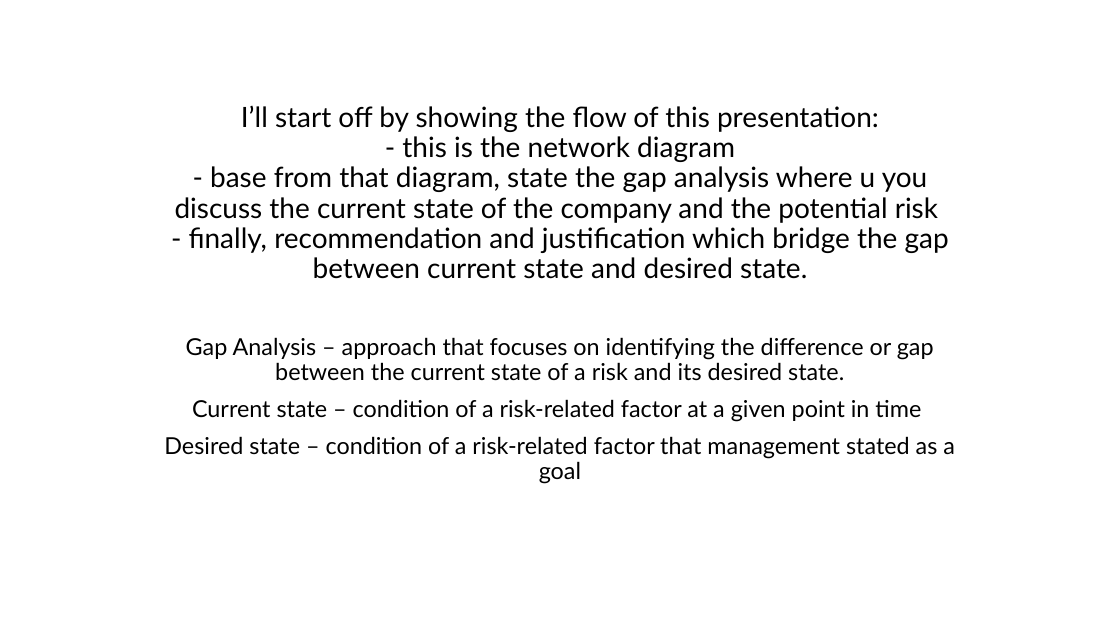
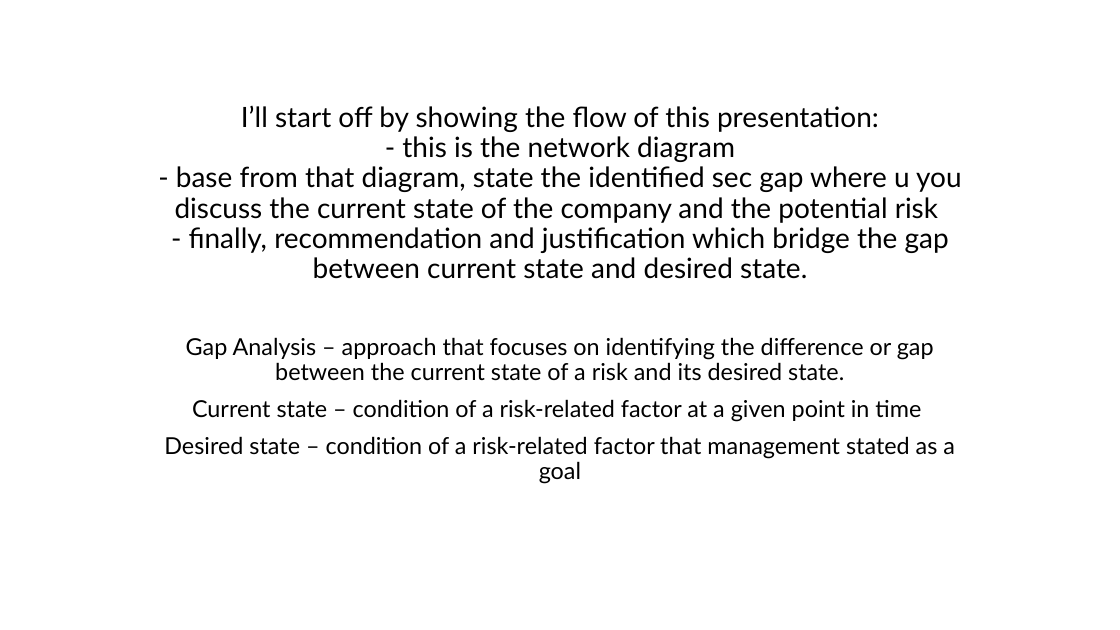
Before and after one commit to snowman07/cybersecurity, a slide deck: slide 1 of Fall 2025/CYBR3030 Identity Management/Course Assessments/3 Cryptography/Part 2 - Presentation/Cryptography Case Study Presentation.pptx. Drawn at 1120x630 pixels with LibreOffice and Linux fonts; fonts in the diff are those of the drawing. Boxes give left, top, right and bottom in pixels: in the first picture for what was removed or moved away, otherwise in the second. Text is boxed around its words. In the diff, an @@ line names an element or a change of style, - is before the commit and + after.

```diff
--- a/Fall 2025/CYBR3030 Identity Management/Course Assessments/3 Cryptography/Part 2 - Presentation/Cryptography Case Study Presentation.pptx
+++ b/Fall 2025/CYBR3030 Identity Management/Course Assessments/3 Cryptography/Part 2 - Presentation/Cryptography Case Study Presentation.pptx
@@ title at box(175, 106, 962, 279): text changed @@
-I’ll start off by showing the flow of this presentation:
-- this is the network diagram
-- base from that diagram, state the gap analysis where u you discuss the current state of the company and the potential risk
-- finally, recommendation and justification which bridge the gap between current state and desired state.
+I’ll start off by showing the flow of this presentation:
+- this is the network diagram
+- base from that diagram, state the identified sec gap where u you discuss the current state of the company and the potential risk
+- finally, recommendation and justification which bridge the gap between current state and desired state.
```
Also in this commit, not shown: 1 slide added, 11 other files.
